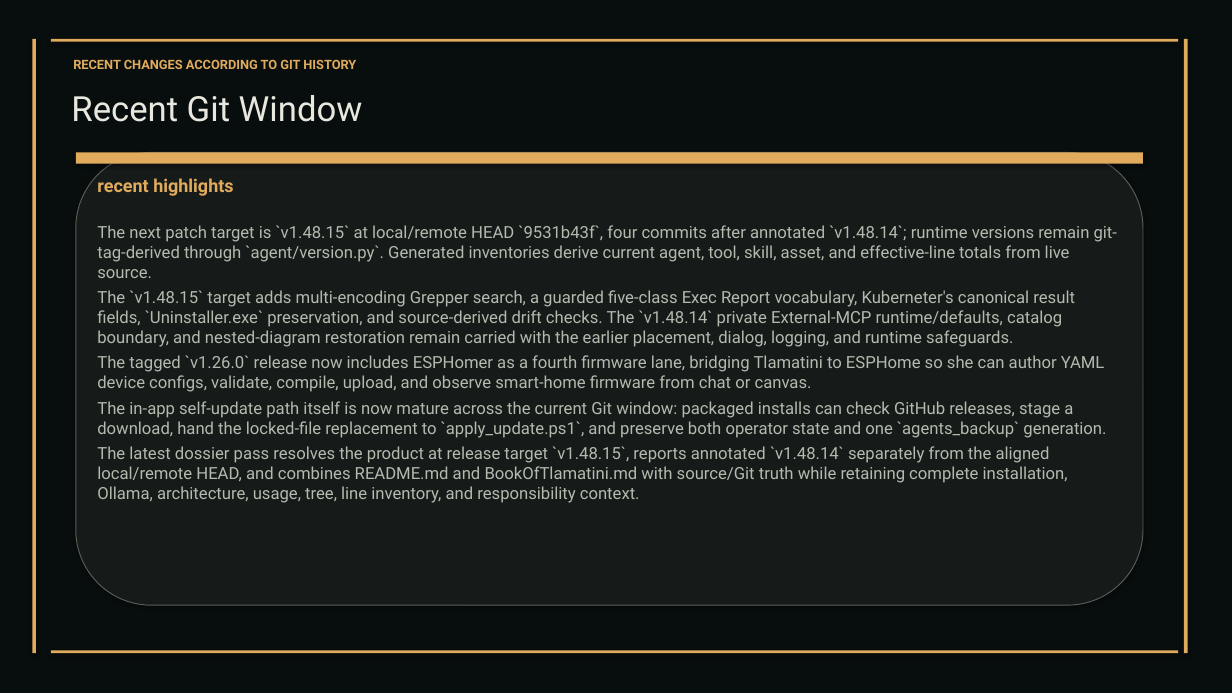
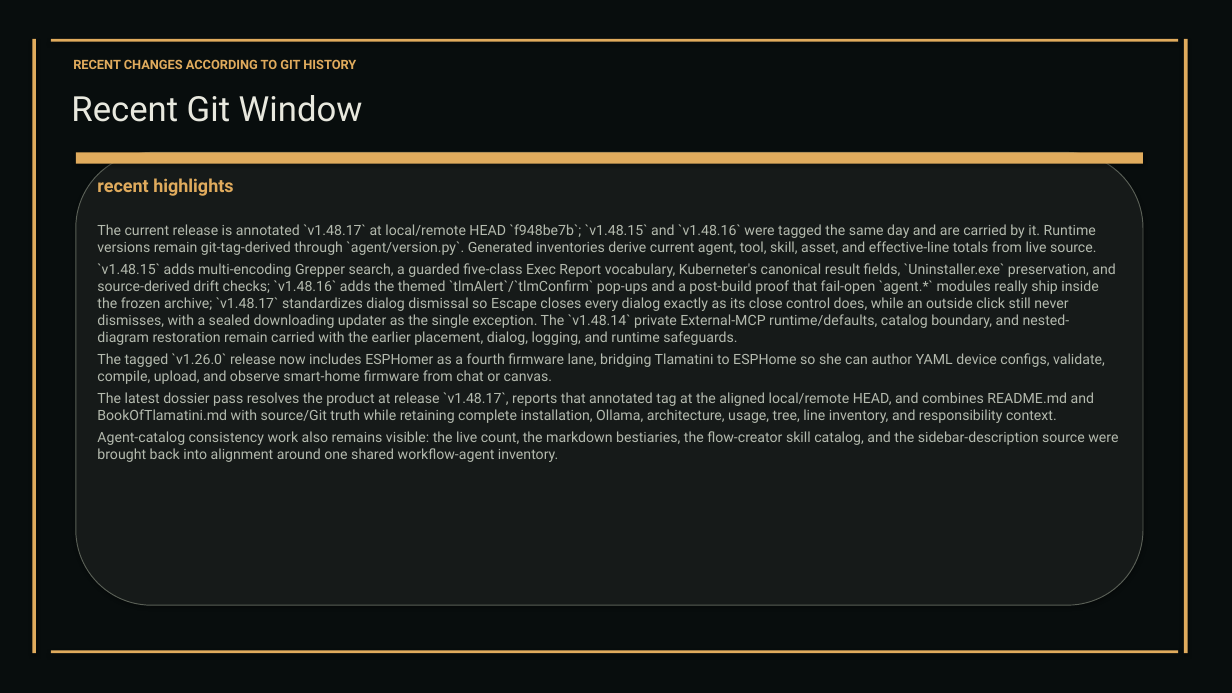
Before and after one commit to XAIHT/Tlamatini, a slide deck: slide 114 of Tlamatini_eXtended_Artificial_Intelligence_Humanly_Tempered.pptx (slide 113 before the commit). Drawn at 1232x693 pixels with LibreOffice and Linux fonts; fonts in the diff are those of the drawing. Boxes give left, top, right and bottom in pixels: in the first picture for what was removed or moved away, otherwise in the second. Text is boxed around its words. In the diff, an @@ line names an element or a change of style, - is before the commit and + after.

Commit message:
Updating all assets uniformly to 1.48.17, by angelahack1

```diff
--- a/Tlamatini_eXtended_Artificial_Intelligence_Humanly_Tempered.pptx
+++ b/Tlamatini_eXtended_Artificial_Intelligence_Humanly_Tempered.pptx
@@ text at (97,224,1115,345): text changed; size 13 to 11 pt @@
-The next patch target is `v1.48.15` at local/remote HEAD `9531b43f`, four commits after annotated `v1.48.14`; runtime versions remain git-tag-derived through `agent/version.py`. Generated inventories derive current agent, tool, skill, asset, and effective-line totals from live source.
-The `v1.48.15` target adds multi-encoding Grepper search, a guarded five-class Exec Report vocabulary, Kuberneter's canonical result fields, `Uninstaller.exe` preservation, and source-derived drift checks. The `v1.48.14` private External-MCP runtime/defaults, catalog boundary, and nested-diagram restoration remain carried with the earlier placement, dialog, logging, and runtime safeguards.
+The current release is annotated `v1.48.17` at local/remote HEAD `f948be7b`; `v1.48.15` and `v1.48.16` were tagged the same day and are carried by it. Runtime versions remain git-tag-derived through `agent/version.py`. Generated inventories derive current agent, tool, skill, asset, and effective-line totals from live source.
+`v1.48.15` adds multi-encoding Grepper search, a guarded five-class Exec Report vocabulary, Kuberneter's canonical result fields, `Uninstaller.exe` preservation, and source-derived drift checks; `v1.48.16` adds the themed `tlmAlert`/`tlmConfirm` pop-ups and a post-build proof that fail-open `agent.*` modules really ship inside the frozen archive; `v1.48.17` standardizes dialog dismissal so Escape closes every dialog exactly as its close control does, while an outside click still never dismisses, with a sealed downloading updater as the single exception. The `v1.48.14` private External-MCP runtime/defaults, catalog boundary, and nested-diagram restoration remain carried with the earlier placement, dialog, logging, and runtime safeguards.
@@ text at (97,353,1105,384): size 13 to 11 pt in "The tagged `v1.26.0` release now includes ESPHomer ..." @@
@@ text at (97,392,1118,462): text changed; size 13 to 11 pt @@
-The in-app self-update path itself is now mature across the current Git window: packaged installs can check GitHub releases, stage a download, hand the locked-file replacement to `apply_update.ps1`, and preserve both operator state and one `agents_backup` generation.
-The latest dossier pass resolves the product at release target `v1.48.15`, reports annotated `v1.48.14` separately from the aligned local/remote HEAD, and combines README.md and BookOfTlamatini.md with source/Git truth while retaining complete installation, Ollama, architecture, usage, tree, line inventory, and responsibility context.
+The latest dossier pass resolves the product at release `v1.48.17`, reports that annotated tag at the aligned local/remote HEAD, and combines README.md and BookOfTlamatini.md with source/Git truth while retaining complete installation, Ollama, architecture, usage, tree, line inventory, and responsibility context.
+Agent-catalog consistency work also remains visible: the live count, the markdown bestiaries, the flow-creator skill catalog, and the sidebar-description source were brought back into alignment around one shared workflow-agent inventory.
```
Also in this commit, not shown: 52 other slides changed, 1 slide added, 31 other files.
